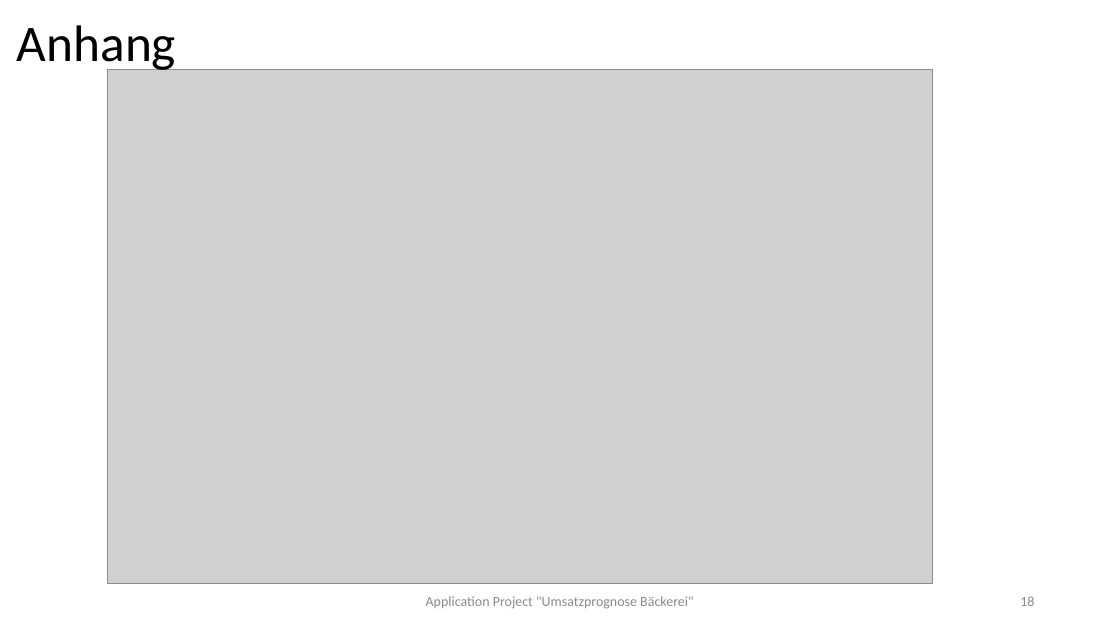
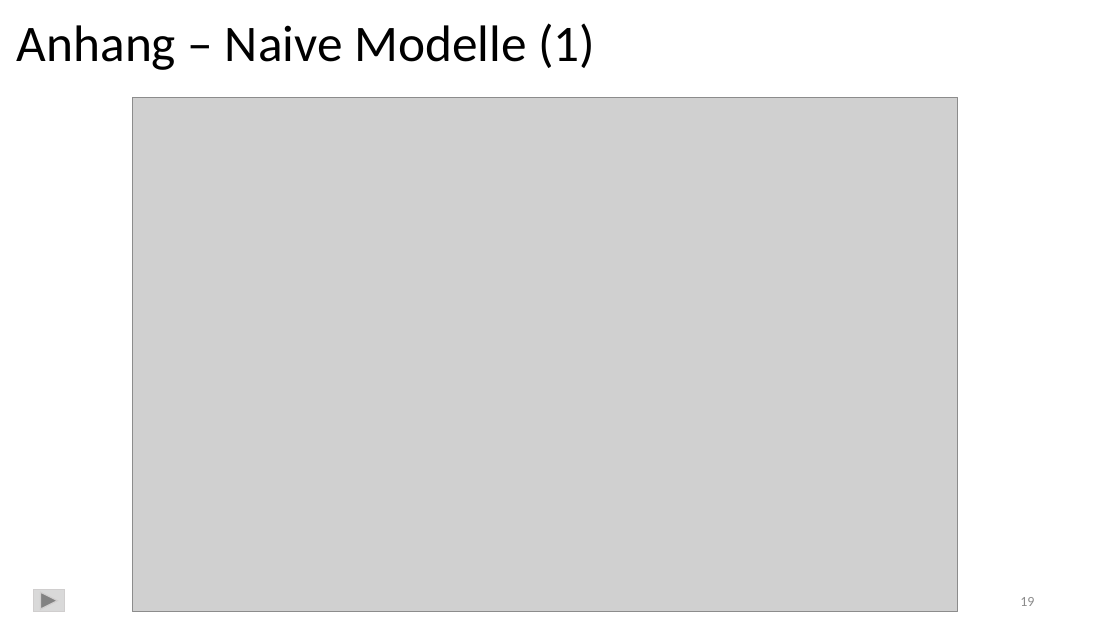
Before and after one commit to ChristinaMaedge/Application_Project, a slide deck: slide 19 of ApplicationProject_UmsatzprognoseBäckerei_v2.pptx (slide 18 before the commit). Drawn at 1120x630 pixels with LibreOffice and Linux fonts; fonts in the diff are those of the drawing; grey boxes stand for pictures. Boxes give left, top, right and bottom in pixels: in the first picture for what was removed or moved away, otherwise in the second. Text is boxed around its words. In the diff, an @@ line names an element or a change of style, - is before the commit and + after.

Commit message:
Typos entfernt, sprachliche Änderungen/Änderung von Formulierungen; finale Anpassung PPT-Präsentation

```diff
--- a/ApplicationProject_UmsatzprognoseBäckerei_v2.pptx
+++ b/ApplicationProject_UmsatzprognoseBäckerei_v2.pptx
@@ title at (17, 23, 595, 70): text changed @@
-Anhang
+Anhang – Naive Modelle (1)
@@ picture: place and size @@
-picture at (108, 69, 933, 584)
+picture at (133, 97, 959, 613)
@@ action button forward next added at (34, 590, 65, 613), fill #D9D9D9, outline #D0CECE 1 pt @@
@@ text removed at (426, 596, 693, 609) @@
-Application Project "Umsatzprognose Bäckerei"
@@ page number at (1020, 597, 1034, 606): text changed @@
-18
+19
```
Also in this commit, not shown: 17 other slides changed, 3 slides added, 1 slide removed, 3 other files.
